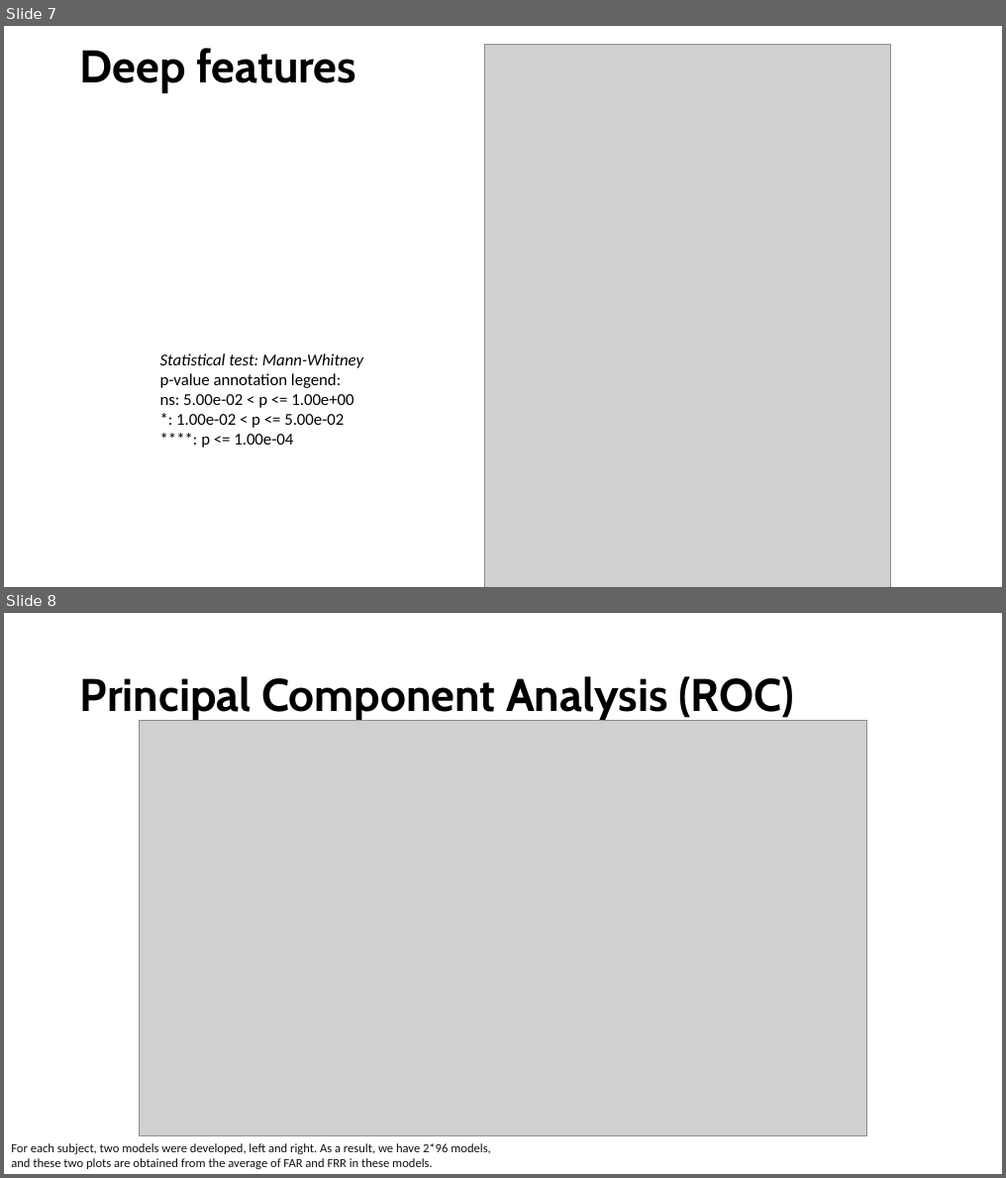
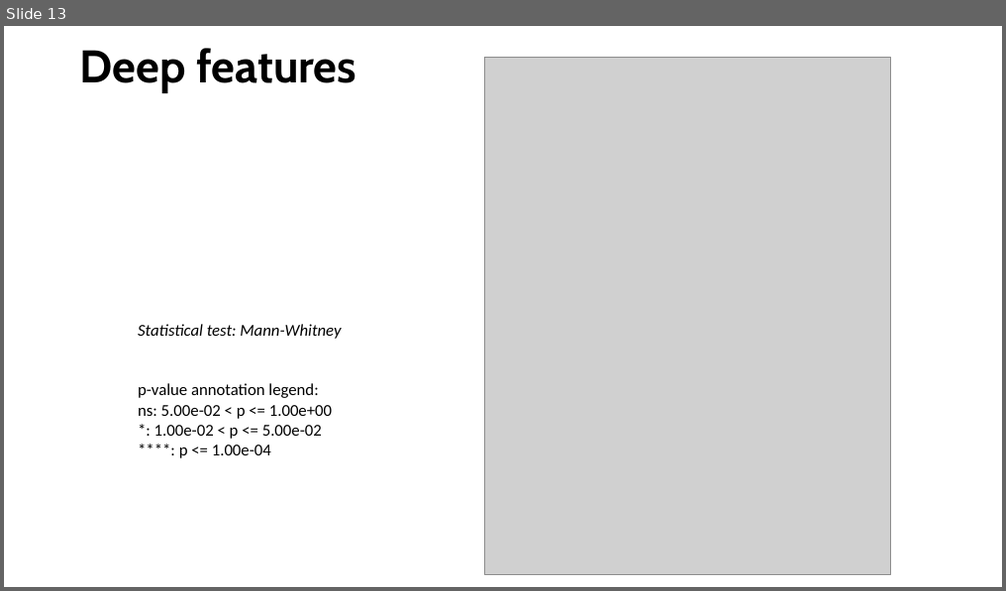
Before and after one commit to SKazemii/Worksheet, a slide deck: Manuscripts/Presentation - Deepfeatures.pptx. Shown one above the other, each under a label of ours: slides 7 and 8 before the commit, slide 13 after it. The pictures are 1006x1178 and 1006x591 pixels, drawn with LibreOffice and Linux fonts; fonts in the diff are those of the drawing; grey boxes stand for pictures. Boxes give left, top, right and bottom in pixels: in the first picture for what was removed or moved away, otherwise in the second. Text is boxed around its words. In the diff, an @@ line names an element or a change of style, - is before the commit and + after.

```diff
--- a/Manuscripts/Presentation - Deepfeatures.pptx
+++ b/Manuscripts/Presentation - Deepfeatures.pptx
@@ slide 8 removed at bbox=[4, 613, 1002, 1174], background #FFFFFF @@
@@ title removed at bbox=[80, 676, 794, 722] @@
-Principal Component Analysis (ROC)
@@ picture removed at bbox=[139, 720, 867, 1137] @@
@@ text removed at bbox=[11, 1144, 490, 1169] @@
-For each subject, two models were developed, left and right. As a result, we have 2*96 models, and these two plots are obtained from the average of FAR and FRR in these models.
@@ what was slide 7 is now slide 13 @@
@@ slide 13 changed as well @@
@@ picture: place and size @@
-picture at bbox=[484, 45, 890, 587]
+picture at bbox=[484, 58, 890, 574]
@@ text "Statistical test: Mann-Whitney" rewrapped from bbox=[160, 354, 363, 448] to bbox=[138, 324, 341, 459] @@
```
Also in this commit, not shown: 7 other slides changed, 6 slides added, 2 other slides removed, 21 other files.
